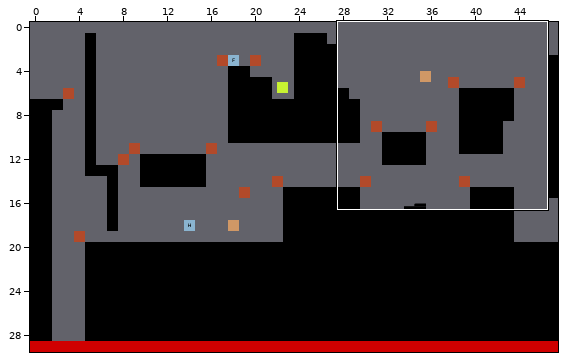
Tiled map (JSON): maps/level_02.json. The picture above shows the old version from afar; the outline marks the close-up.
Close-up. As it was:
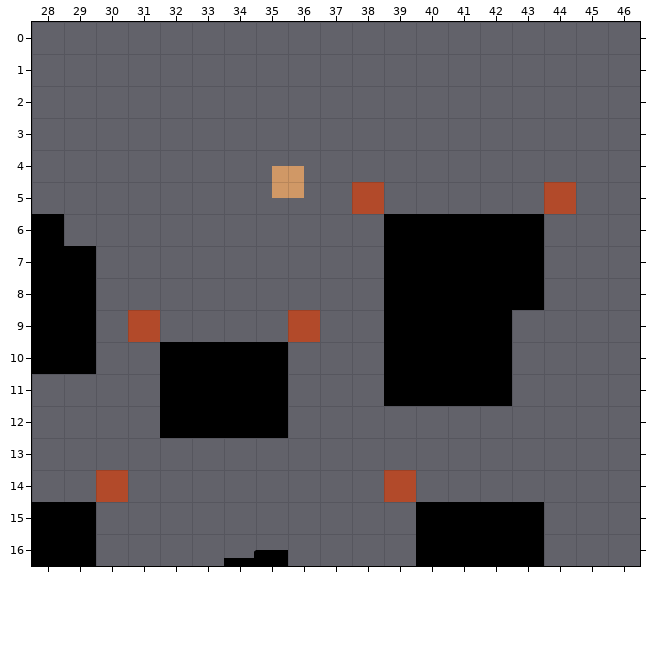
Cells are 64x64 px. Shown: x 28..46, y 0..16. The commit also changed other parts of the map, which this record leaves out.
After:
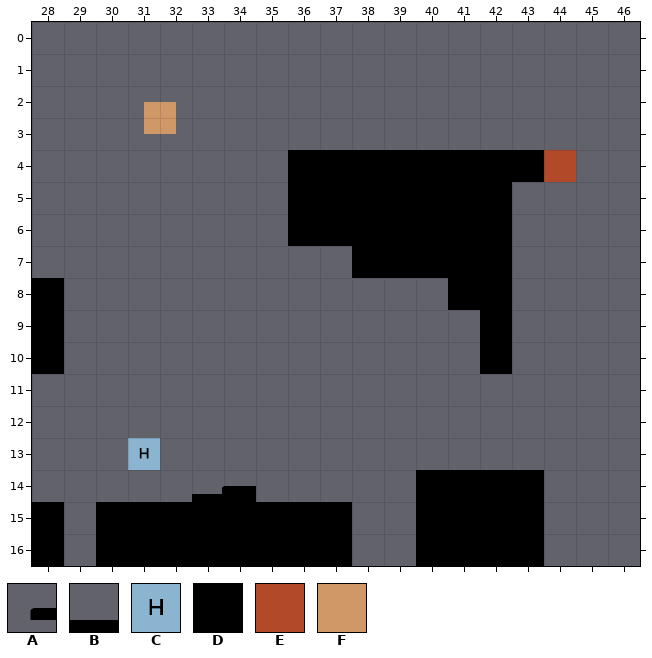
Key: from "placeholder_test": A 126, B 164; from "tileset": C 56, D 78, E 81, F 85.
_ is an empty cell, . an unchanged one.
Objects are placed by their top-left corner, in cells (3,4 is the top-left corner of cell 3,4); size is 1x1 cell unless given.
Edits made:
--- layer "layer_limits"
@@ x 38..44 @@
- 4 ......_
- 5 E.....E
+ 4 ......E
+ 5 _....._
@@ x 31..36 @@
- 9 E....E
+ 9 _...._
@@ x 30..39 @@
-14 E........E
+14 _........_
--- layer "layer_platforms"
@@ x 28..43 @@
- 4 ........________
- 5 ........_______.
- 6 D.......___....D
- 7 DD........_....D
- 8 .D.........DD..D
- 9 .D.........DDD..
-10 .D..DDDD...DDD..
-11 ....DDDD...DDDD.
-12 ....DDDD........
+ 4 ........DDDDDDDD
+ 5 ........DDDDDDD.
+ 6 _.......DDD...._
+ 7 __........D...._
+ 8 ._.........__.._
+ 9 ._.........___..
+10 ._..____...___..
+11 ....____...____.
+12 ....____........
@@ x 29..43 @@
-14 ...........____
-15 D________......
-16 D________......
+14 ...........DDDD
+15 _DDDDDDDD......
+16 _DDDDDDDD......
--- layer "SpawnHog"
-(outside this view)
+C at 31,13
--- layer "Box"
-F at 35.5,4.5
+F at 31.5,2.5
--- layer "Button"
-A at 34,16 size 2x1
+A at 33,14 size 2x1
--- layer "ButtonBase"
-B at 34,16 size 2x1
+B at 33,14 size 2x1
